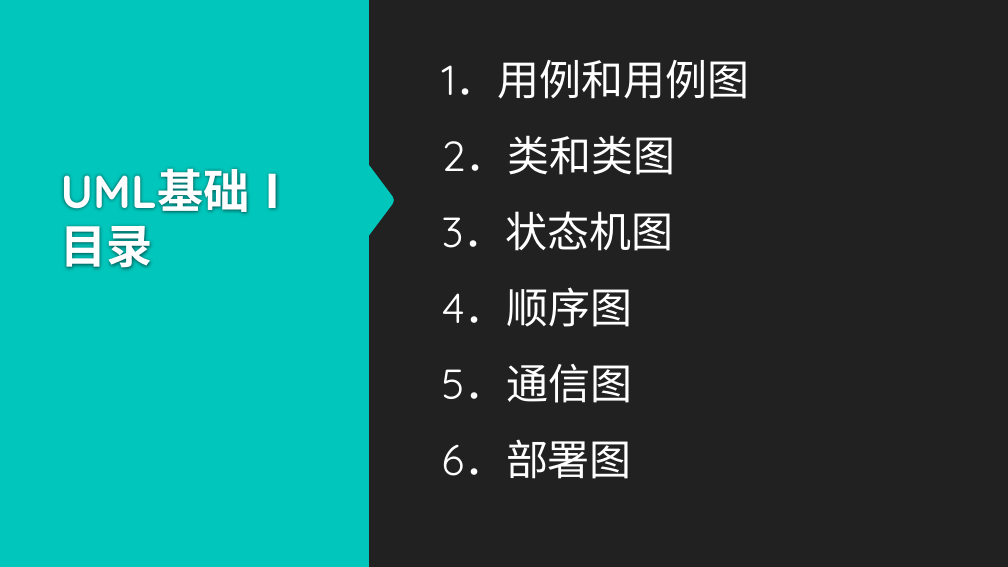
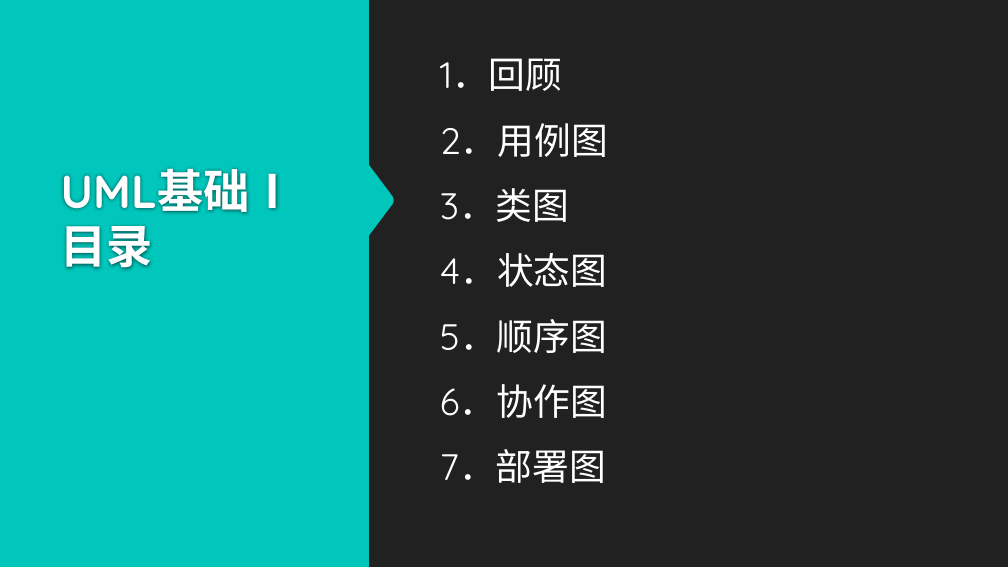
Before and after one commit to twn422/PRD2017, a slide deck: slide 2 of PRD-2017-G24/STW/非受控文件/翻转课堂作业/UML基础1/UML基础Ⅰ.pptx. Drawn at 1008x567 pixels with LibreOffice and Linux fonts; fonts in the diff are those of the drawing; background and template pictures are left out. Boxes give left, top, right and bottom in pixels: in the first picture for what was removed or moved away, otherwise in the second. Text is boxed around its words. In the diff, an @@ line names an element or a change of style, - is before the commit and + after.

```diff
--- a/PRD-2017-G24/STW/非受控文件/翻转课堂作业/UML基础1/UML基础Ⅰ.pptx
+++ b/PRD-2017-G24/STW/非受控文件/翻转课堂作业/UML基础1/UML基础Ⅰ.pptx
@@ text at (440, 58, 563, 91): text changed; size 40 to 35 pt @@
-1．用例和用例图
+1．回顾
@@ text at (440, 123, 608, 157): text changed; size 40 to 35 pt @@
-2．类和类图
+2．用例图
@@ text added at (440, 188, 569, 222), 35 pt, text #FFFFFF @@
+3．类图
@@ text at (440, 253, 607, 287): text changed; size 40 to 35 pt @@
-3．状态机图
+4．状态图
@@ text at (440, 319, 607, 353): text changed; size 40 to 35 pt @@
-4．顺序图
+5．顺序图
@@ text at (440, 384, 607, 418): text changed; size 40 to 35 pt @@
-5．通信图
+6．协作图
@@ text at (440, 449, 606, 483): text changed; size 40 to 35 pt @@
-6．部署图
+7．部署图
```
Also in this commit, not shown: 3 slides added, 2 slides removed, 5 other files.
